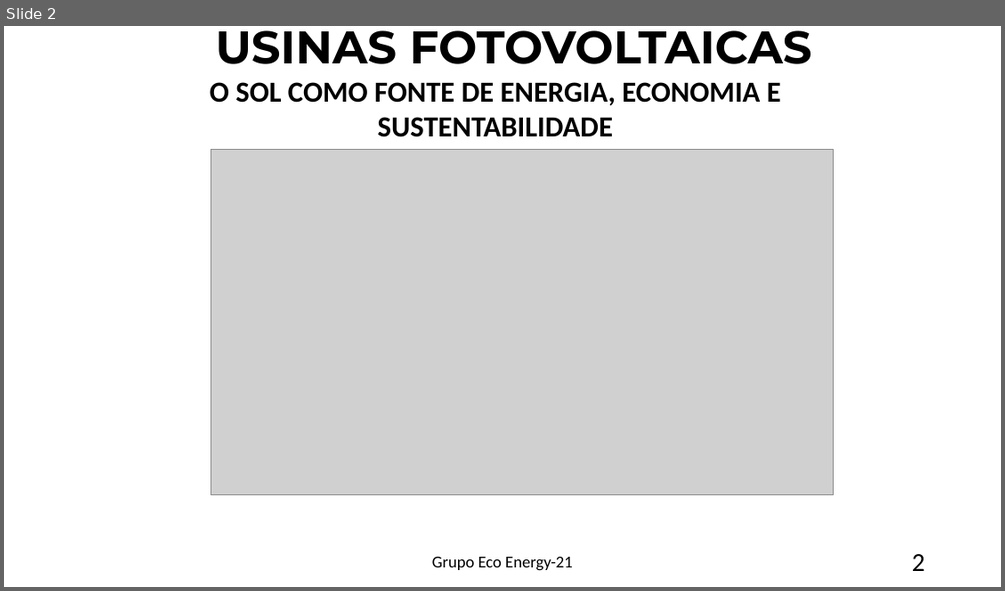
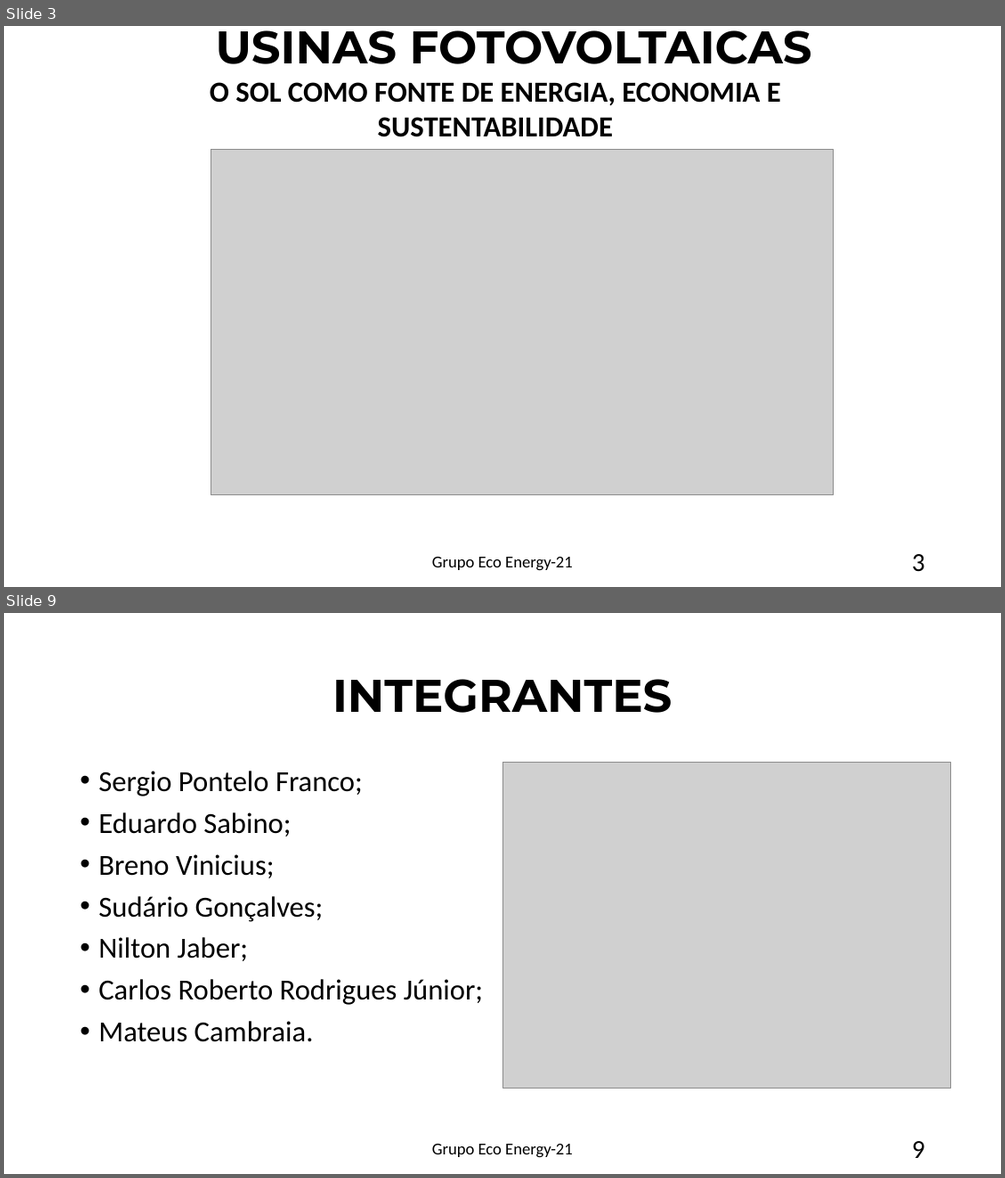
Before and after one commit to niltonjaber/ECO-Energy-21-, a slide deck: Projeto Eco-Energy 21 (4).pptx. Shown one above the other, each under a label of ours: slide 2 before the commit, slides 3 and 9 after it; the slides between them are not shown. The pictures are 1005x591 and 1005x1178 pixels, drawn with LibreOffice and Linux fonts; fonts in the diff are those of the drawing; grey boxes stand for pictures. Boxes give left, top, right and bottom in pixels: in the first picture for what was removed or moved away, otherwise in the second. Text is boxed around its words. In the diff, an @@ line names an element or a change of style, - is before the commit and + after.

```diff
--- a/Projeto Eco-Energy 21 (4).pptx
+++ b/Projeto Eco-Energy 21 (4).pptx
@@ slide 9 added at bbox=[4, 613, 1001, 1174], background #FFFFFF @@
@@ title added at bbox=[332, 679, 672, 713], 44 pt, text #000000, bold @@
+INTEGRANTES
@@ text added at bbox=[98, 771, 483, 1042], 28 pt, text #000000 @@
+• Sergio Pontelo Franco;
+• Eduardo Sabino;
+• Breno Vinicius;
+• Sudário Gonçalves;
+• Nilton Jaber;
+• Carlos Roberto Rodrigues Júnior;
+• Mateus Cambraia.
@@ picture added at bbox=[502, 763, 951, 1088] @@
@@ text added at bbox=[432, 1143, 573, 1158], 16 pt, text #000000 @@
+Grupo Eco Energy-21
@@ text added at bbox=[912, 1141, 925, 1158], 25 pt, text #000000 @@
+9
@@ what was slide 2 is now slide 3 @@
@@ page number at bbox=[912, 554, 925, 572]: text changed @@
-2
+3
```
Also in this commit, not shown: 6 slides changed.
